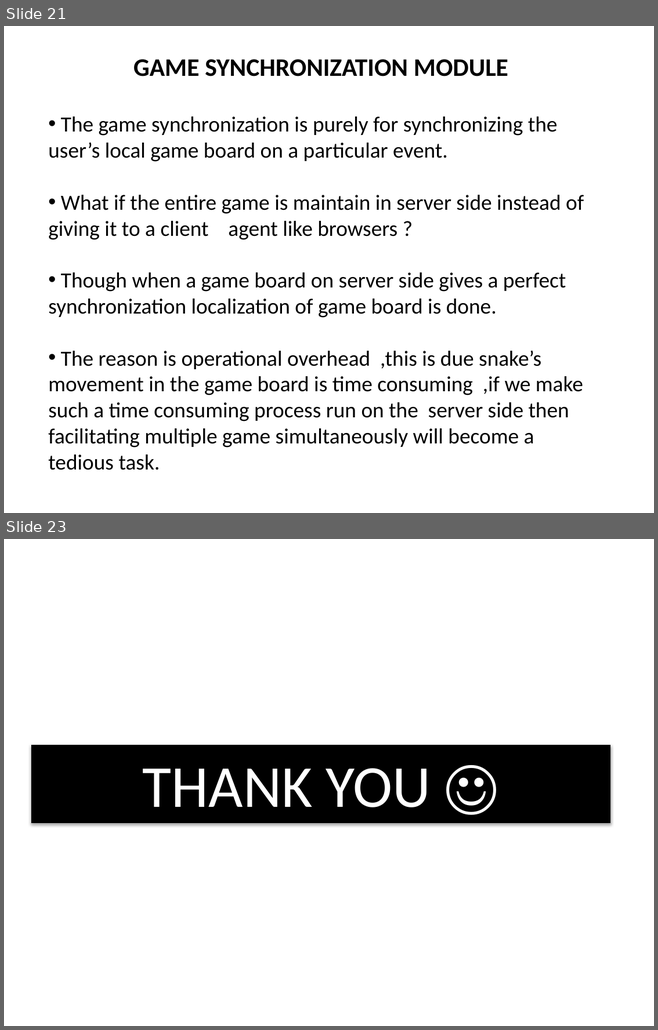
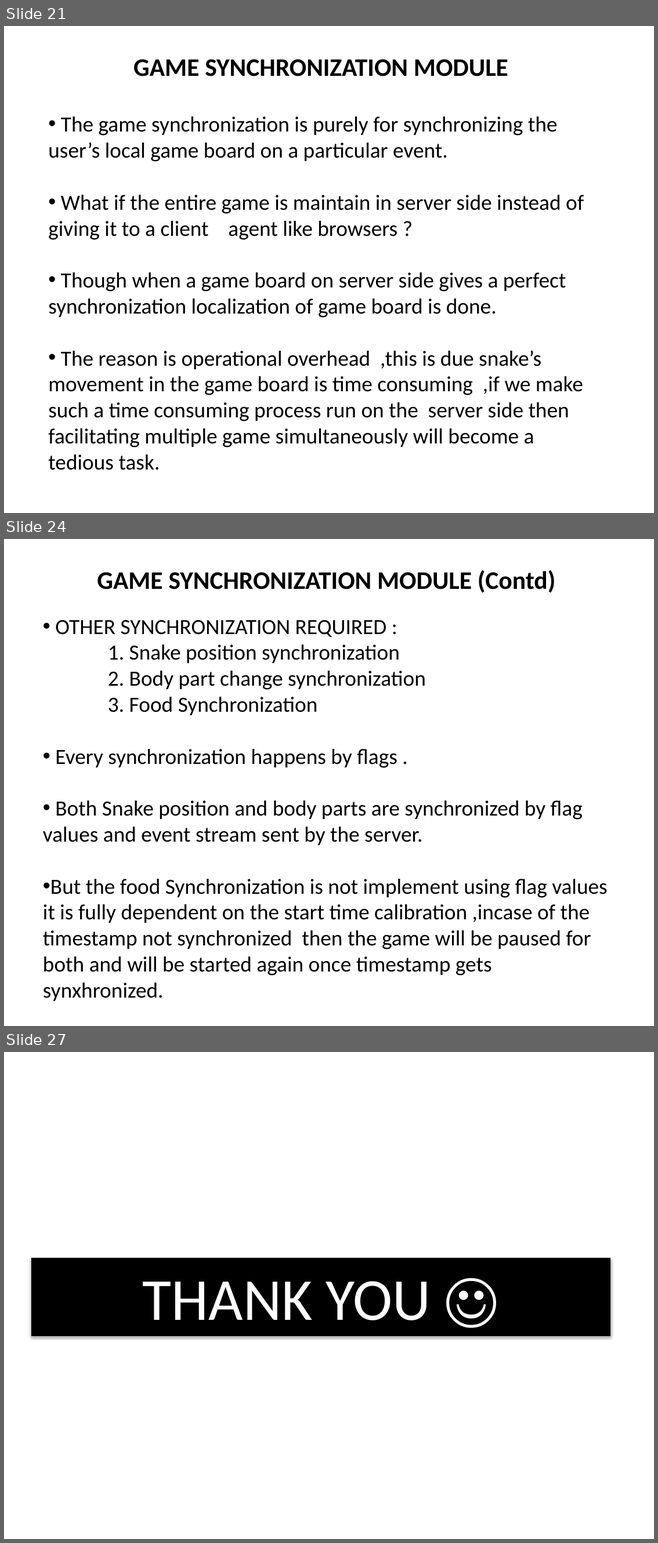
Before and after one commit to Greeny6092/Mini-Project-sem7-, a slide deck: presentation/AI BASED MULTIPLAYER SNAKE GAME(mini project).pptx. Shown one above the other, each under a label of ours: slides 21 and 23 before the commit, slides 21, 24 and 27 after it; the slides between them are not shown. The pictures are 658x1030 and 658x1543 pixels, drawn with LibreOffice and Linux fonts; fonts in the diff are those of the drawing. Boxes give left, top, right and bottom in pixels: in the first picture for what was removed or moved away, otherwise in the second. Text is boxed around its words. In the diff, an @@ line names an element or a change of style, - is before the commit and + after.

```diff
--- a/presentation/AI BASED MULTIPLAYER SNAKE GAME(mini project).pptx
+++ b/presentation/AI BASED MULTIPLAYER SNAKE GAME(mini project).pptx
@@ slide 24 added at bbox=[4, 539, 654, 1026], background #FFFFFF @@
@@ text added at bbox=[97, 570, 555, 593], 28 pt, text #000000, bold @@
+GAME SYNCHRONIZATION MODULE (Contd)
@@ text added at bbox=[43, 620, 607, 1001], 24 pt, text #000000 @@
+• OTHER SYNCHRONIZATION REQUIRED :
+1. Snake position synchronization
+2. Body part change synchronization
+3. Food Synchronization
+• Every synchronization happens by flags .
+• Both Snake position and body parts are synchronized by flag values and event stream sent by the server.
+• But the food Synchronization is not implement using flag values it is fully dependent on the start time calibration ,incase of the timestamp not synchronized then the game will be paused for both and will be started again once timestamp gets synxhronized.
@@ what was slide 23 is now slide 27 @@
```
Also in this commit, not shown: 1 slide changed, 3 other slides added, 1 other file.
